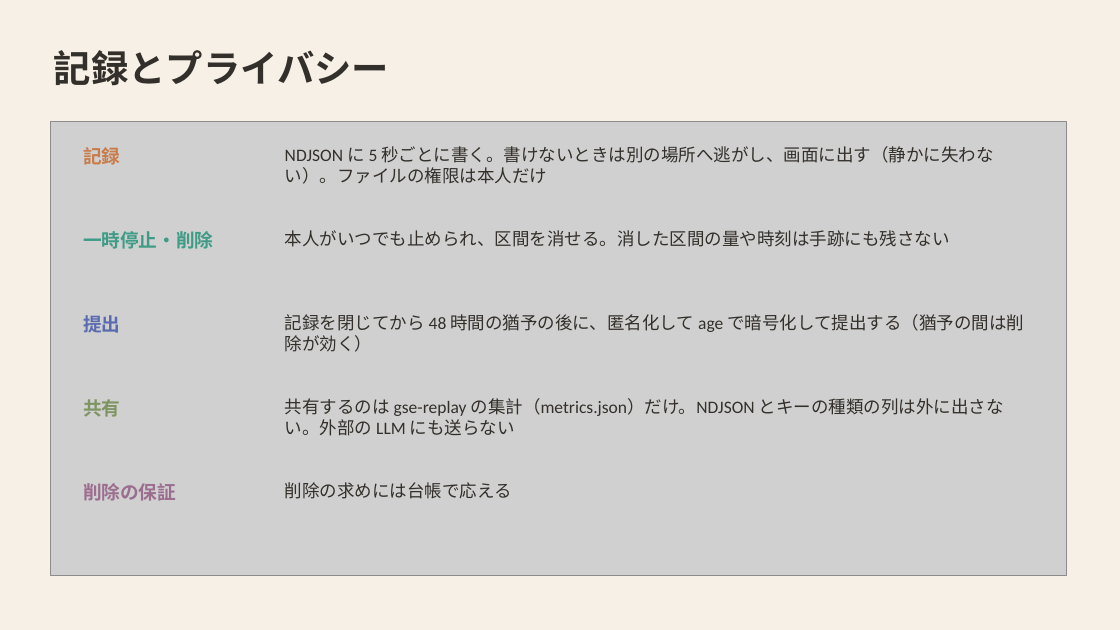
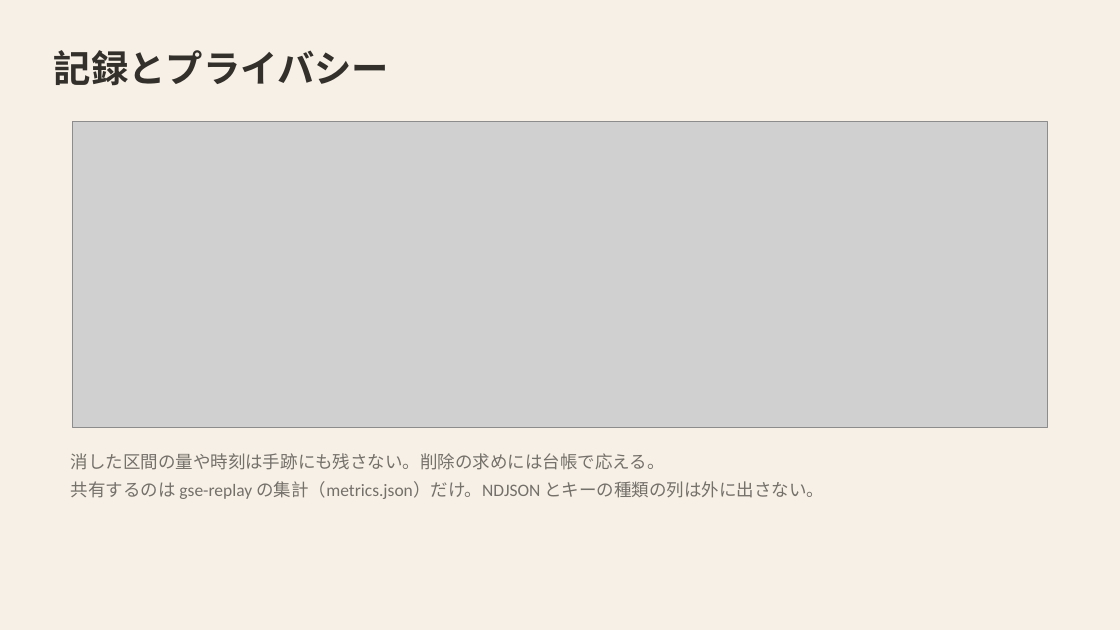
Before and after one commit to mikotomiura/GSE-prototype, a slide deck: slide 18 of docs/slides/project-overview/GSE_project_tech.pptx (slide 13 before the commit). Drawn at 1120x630 pixels with LibreOffice and Linux fonts; fonts in the diff are those of the drawing; grey boxes stand for pictures. Boxes give left, top, right and bottom in pixels: in the first picture for what was removed or moved away, otherwise in the second. Text is boxed around its words. In the diff, an @@ line names an element or a change of style, - is before the commit and + after.

```diff
--- a/docs/slides/project-overview/GSE_project_tech.pptx
+++ b/docs/slides/project-overview/GSE_project_tech.pptx
@@ picture: place and size @@
-picture at bbox=[50, 122, 1067, 576]
+picture at bbox=[73, 122, 1048, 427]
@@ text removed at bbox=[83, 147, 120, 165] @@
-記録
@@ text removed at bbox=[285, 146, 993, 184] @@
-NDJSON に 5 秒ごとに書く。書けないときは別の場所へ逃がし、画面に出す（静かに失わない）。ファイルの権限は本人だけ
@@ text removed at bbox=[83, 231, 213, 249] @@
-一時停止・削除
@@ text removed at bbox=[285, 230, 950, 247] @@
-本人がいつでも止められ、区間を消せる。消した区間の量や時刻は手跡にも残さない
@@ text removed at bbox=[83, 315, 120, 333] @@
-提出
@@ text removed at bbox=[285, 314, 1024, 352] @@
-記録を閉じてから 48 時間の猶予の後に、匿名化して age で暗号化して提出する（猶予の間は削除が効く）
@@ text removed at bbox=[83, 399, 120, 417] @@
-共有
@@ text at bbox=[71, 453, 824, 499]: text changed; text colour #33302B to #74706A @@
-共有するのは gse-replay の集計（metrics.json）だけ。NDJSON とキーの種類の列は外に出さない。外部の LLM にも送らない
+消した区間の量や時刻は手跡にも残さない。削除の求めには台帳で応える。
+共有するのは gse-replay の集計（metrics.json）だけ。NDJSON とキーの種類の列は外に出さない。
@@ text removed at bbox=[83, 483, 176, 501] @@
-削除の保証
@@ text removed at bbox=[285, 482, 512, 499] @@
-削除の求めには台帳で応える
```
Also in this commit, not shown: 11 other slides changed, 10 slides added, 3 slides removed, 20 other files.
